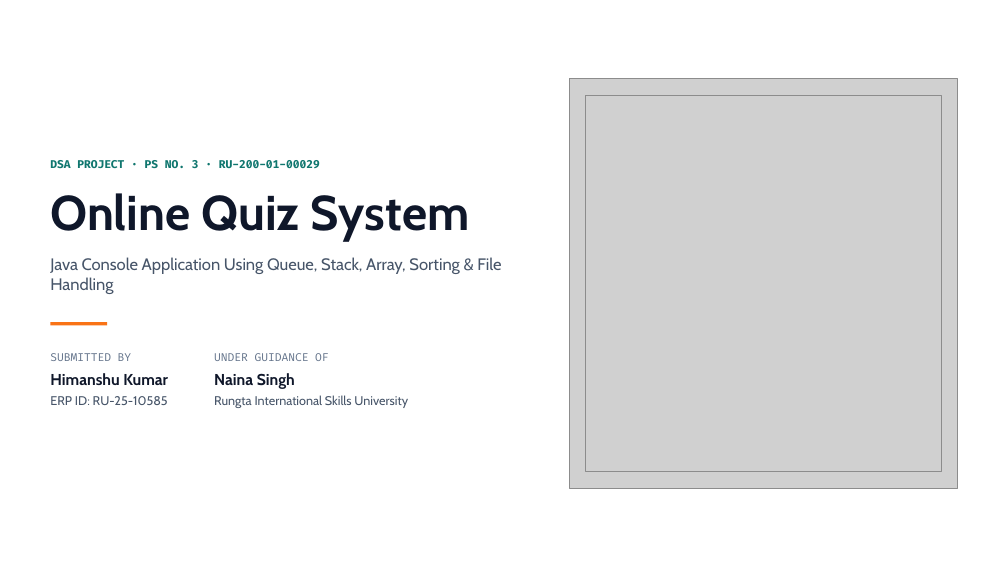
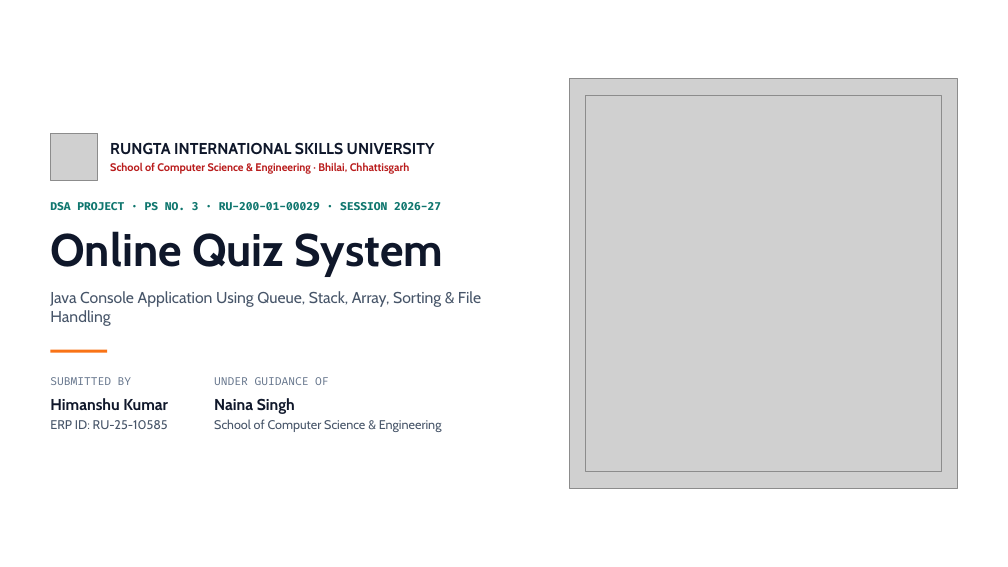
Before and after one commit to Himanshu24112004/Online-Quiz-System, a slide deck: slide 1 of Online Quiz System - White Interface Presentation.pptx. Drawn at 1008x567 pixels with LibreOffice and Linux fonts; fonts in the diff are those of the drawing; grey boxes stand for pictures. Boxes give left, top, right and bottom in pixels: in the first picture for what was removed or moved away, otherwise in the second. Text is boxed around its words. In the diff, an @@ line names an element or a change of style, - is before the commit and + after.

Commit message:
ppt updated

```diff
--- a/Online Quiz System - White Interface Presentation.pptx
+++ b/Online Quiz System - White Interface Presentation.pptx
@@ picture added at (51,133,98,180) @@
@@ text at (110,142,435,155): text changed; size 12 to 15 pt; text colour #475569 to #0F172A; bold on @@
-Rungta International Skills University
+RUNGTA INTERNATIONAL SKILLS UNIVERSITY
@@ text added at (110,162,410,174), 10.5 pt, text #B91C1C, bold @@
+School of Computer Science & Engineering · Bhilai, Chhattisgarh
@@ text at (50,202,441,210): text changed @@
-DSA PROJECT · PS NO. 3 · RU-200-01-00029
+DSA PROJECT · PS NO. 3 · RU-200-01-00029 · SESSION 2026-27
@@ text "Online Quiz System": place and size @@
-text "Online Quiz System" at (50,193,470,241)
+text "Online Quiz System" at (50,231,444,277)
@@ text "Online Quiz System" at (50,231,444,277): size 46.5 to 43.5 pt; line spacing 51.1pt to 47.8pt @@
@@ text "Java Console Application Using Queue, ...": place and size @@
-text "Java Console Application Using Queue, ..." at (50,257,501,294)
+text "Java Console Application Using Queue, ..." at (50,291,481,326)
@@ text "Java Console Application Using Queue, ..." at (50,291,481,326): size 15.8 to 15 pt @@
@@ 3 texts, 1 rectangle: place and size @@
-3 texts, 1 rectangle at (50,322,168,405)
+3 texts, 1 rectangle at (50,349,168,429)
@@ text "UNDER GUIDANCE OF": place and size @@
-text "UNDER GUIDANCE OF" at (214,353,329,361)
+text "UNDER GUIDANCE OF" at (214,377,329,385)
@@ text "Naina Singh": place and size @@
-text "Naina Singh" at (214,373,295,389)
+text "Naina Singh" at (214,398,295,414)
@@ text added at (214,419,442,432), 12 pt, text #475569 @@
+School of Computer Science & Engineering
```
Also in this commit, not shown: 2 other slides changed.
